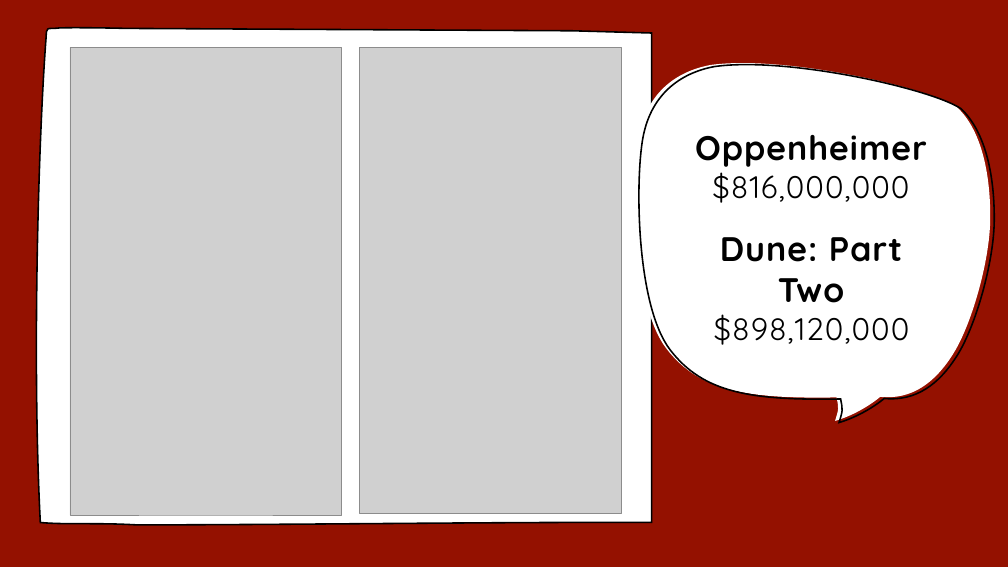
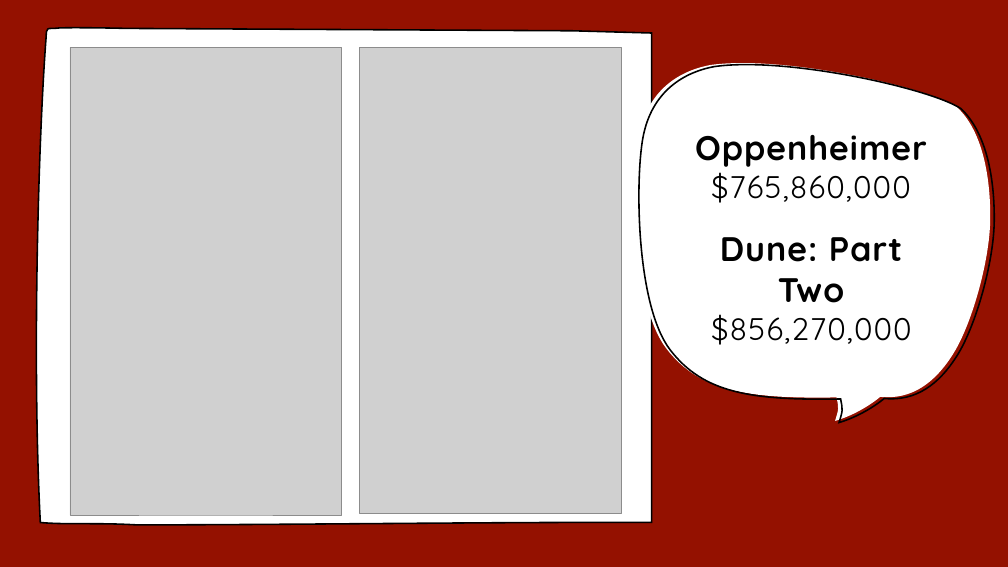
Before and after one commit to joegaff/PortfolioProjects, a slide deck: slide 15 of Box Office/Box Office Regression.pptx. Drawn at 1008x567 pixels with LibreOffice and Linux fonts; fonts in the diff are those of the drawing; grey boxes stand for pictures. Boxes give left, top, right and bottom in pixels: in the first picture for what was removed or moved away, otherwise in the second. Text is boxed around its words. In the diff, an @@ line names an element or a change of style, - is before the commit and + after.

```diff
--- a/Box Office/Box Office Regression.pptx
+++ b/Box Office/Box Office Regression.pptx
@@ title at [695, 135, 927, 345]: text changed @@
-Oppenheimer
-$816,000,000
-&
-Dune: Part Two
-$898,120,000
+Oppenheimer
+$765,860,000
+&
+Dune: Part Two
+$856,270,000
```
Also in this commit, not shown: 12 other slides changed.
